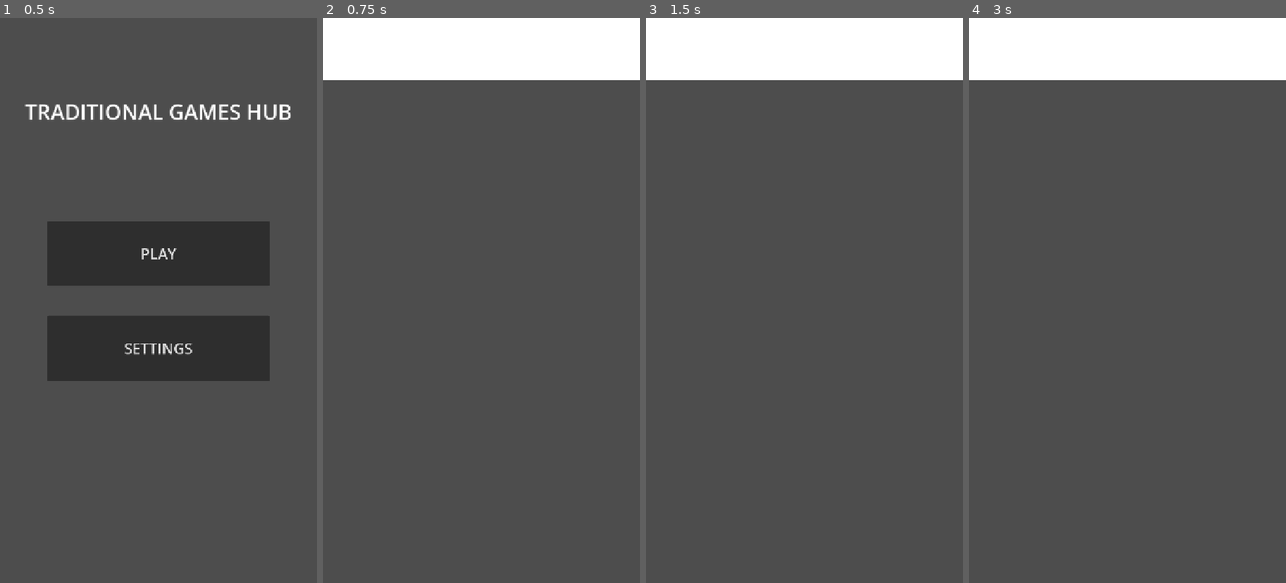
Above: before the commit, frames 1-4 (left to right).
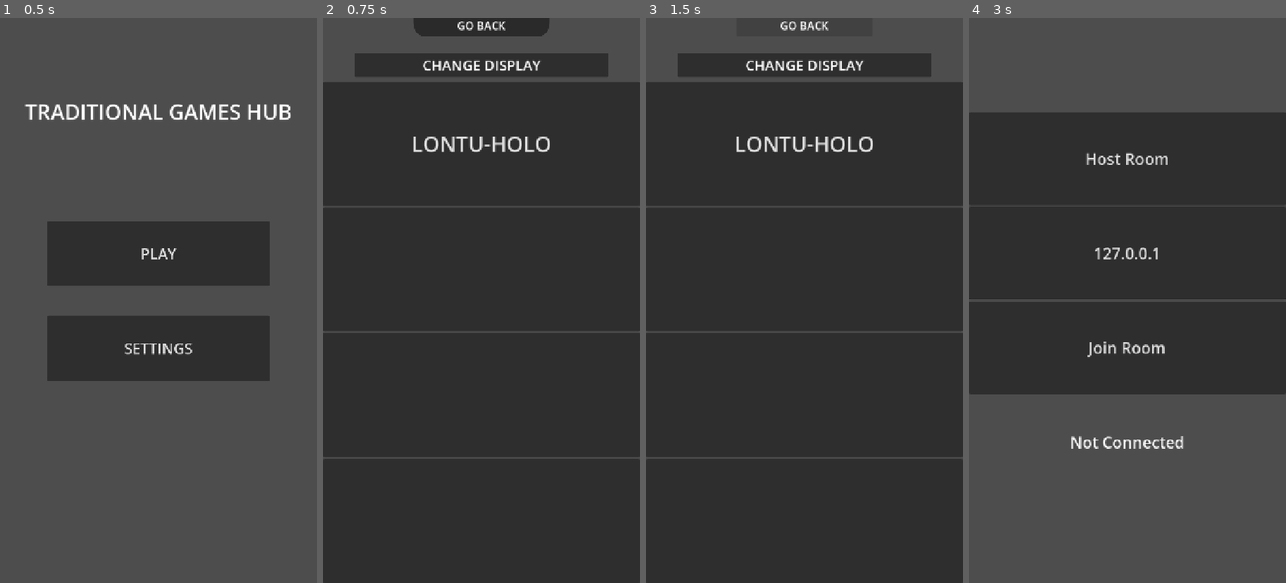
Above: after the commit, the same moments.

Repository: LeYohan-rgb/trad-games-hub
Game: Godot game, scene res://Scenes/starting_screen.tscn
Same seed, same stepped clock (60 frames per second), same inputs: the game is played once before the commit and once after it.
Inputs (mouse positions are in pixels of both pictures, inside the frame that each line leads up to):
- Up to frame 1 (0.5 s): no input
- Up to frame 2 (0.75 s): click "PLAY" at 0.5 s
- Up to frame 3 (1.5 s): click (804, 34) at 1.27 s
- Up to frame 4 (3 s): click (1127, 63) at 2.02 s; click (1127, 142) at 2.75 s, where only the run after the commit has a clickable "LONTU-HOLO"

Frame 1 is identical in both runs. In frame 2, 98% of the frame differs, in the area x 0-100%, y 0-100%; in frame 3, 98%; in frame 4, 60%.

Commit message:
Learning multiplayer

Diff:
--- a/Scenes/game_selector.tscn
+++ b/Scenes/game_selector.tscn
@@ -1,4 +1,11 @@
 [gd_scene format=3 uid="uid://bs5hj0leh4dfv"]
+
+[ext_resource type="Script" uid="uid://bf2lwawyxmhab" path="res://Scripts/game_selector.gd" id="1_f5fss"]
+
+[sub_resource type="StyleBoxFlat" id="StyleBoxFlat_smntn"]
+bg_color = Color(0.16565639, 0.16565642, 0.1656563, 1)
+corner_radius_bottom_right = 50
+corner_radius_bottom_left = 50
 
 [node name="game_selector" type="VBoxContainer" unique_id=1648952728]
 anchors_preset = 15
@@ -6,20 +13,96 @@
 anchor_bottom = 1.0
 grow_horizontal = 2
 grow_vertical = 2
+script = ExtResource("1_f5fss")
 
-[node name="Control" type="Control" parent="." unique_id=1005714976]
+[node name="Control" type="VBoxContainer" parent="." unique_id=983064936]
 layout_mode = 2
 size_flags_vertical = 3
 
-[node name="ColorRect" type="ColorRect" parent="Control" unique_id=849256989]
+[node name="Control" type="Control" parent="Control" unique_id=1614506282]
+layout_mode = 2
+size_flags_vertical = 3
+
+[node name="Button" type="Button" parent="Control/Control" unique_id=1432181035]
 layout_mode = 1
 anchors_preset = 15
 anchor_right = 1.0
 anchor_bottom = 1.0
 grow_horizontal = 2
 grow_vertical = 2
+size_flags_horizontal = 3
+size_flags_vertical = 3
+offset_transform_enabled = true
+offset_transform_scale = Vector2(0.429, 0.6)
+offset_transform_pivot_ratio = Vector2(0.5, 0)
+theme_override_styles/normal = SubResource("StyleBoxFlat_smntn")
 
-[node name="Control2" type="Control" parent="." unique_id=1908460528]
+[node name="Label" type="Label" parent="Control/Control" unique_id=2125871558]
+layout_mode = 1
+anchors_preset = 15
+anchor_right = 1.0
+anchor_bottom = 1.0
+grow_horizontal = 2
+grow_vertical = 2
+theme_override_font_sizes/font_size = 25
+text = "GO BACK"
+horizontal_alignment = 1
+
+[node name="Control2" type="Control" parent="Control" unique_id=955501769]
+layout_mode = 2
+size_flags_vertical = 3
+
+[node name="Button2" type="Button" parent="Control/Control2" unique_id=1155883517]
+layout_mode = 1
+anchors_preset = 15
+anchor_right = 1.0
+anchor_bottom = 1.0
+grow_horizontal = 2
+grow_vertical = 2
+size_flags_horizontal = 3
+size_flags_vertical = 3
+offset_transform_enabled = true
+offset_transform_scale = Vector2(0.8, 0.8)
+
+[node name="Label" type="Label" parent="Control/Control2" unique_id=1358257427]
+layout_mode = 1
+anchors_preset = 15
+anchor_right = 1.0
+anchor_bottom = 1.0
+grow_horizontal = 2
+grow_vertical = 2
+theme_override_font_sizes/font_size = 32
+text = "CHANGE DISPLAY"
+horizontal_alignment = 1
+vertical_alignment = 1
+
+[node name="display_list" type="VBoxContainer" parent="." unique_id=839183947]
 layout_mode = 2
 size_flags_vertical = 3
 size_flags_stretch_ratio = 8.0
+
+[node name="Button" type="Button" parent="display_list" unique_id=808887748]
+layout_mode = 2
+size_flags_vertical = 3
+theme_override_font_sizes/font_size = 48
+text = "LONTU-HOLO"
+
+[node name="Button2" type="Button" parent="display_list" unique_id=630218704]
+layout_mode = 2
+size_flags_vertical = 3
+
+[node name="Button3" type="Button" parent="display_list" unique_id=740658616]
+layout_mode = 2
+size_flags_vertical = 3
+
+[node name="Button4" type="Button" parent="display_list" unique_id=2146213621]
+layout_mode = 2
+size_flags_vertical = 3
+
+[node name="VBoxContainer" type="VBoxContainer" parent="." unique_id=1092798658]
+visible = false
+layout_mode = 2
+size_flags_vertical = 3
+size_flags_stretch_ratio = 8.0
+
+[connection signal="pressed" from="display_list/Button" to="." method="_on_button_pressed"]
--- /dev/null
+++ b/Scenes/hosting_room.tscn
@@ -0,0 +1,59 @@
+[gd_scene format=3 uid="uid://c1bo4mskosjp"]
+
+[ext_resource type="Script" uid="uid://cxo8qc8ivkqmp" path="res://Scripts/hosting_room.gd" id="1_trckx"]
+
+[node name="hosting_room" type="Control" unique_id=1503287609]
+layout_mode = 3
+anchors_preset = 15
+anchor_right = 1.0
+anchor_bottom = 1.0
+grow_horizontal = 2
+grow_vertical = 2
+script = ExtResource("1_trckx")
+
+[node name="VBoxContainer" type="VBoxContainer" parent="." unique_id=1222008836]
+layout_mode = 1
+anchors_preset = 15
+anchor_right = 1.0
+anchor_bottom = 1.0
+grow_horizontal = 2
+grow_vertical = 2
+
+[node name="Control2" type="Control" parent="VBoxContainer" unique_id=618572513]
+layout_mode = 2
+size_flags_vertical = 3
+
+[node name="host_button" type="Button" parent="VBoxContainer" unique_id=735895365]
+layout_mode = 2
+size_flags_vertical = 3
+theme_override_font_sizes/font_size = 36
+text = "Host Room"
+
+[node name="ip_input" type="LineEdit" parent="VBoxContainer" unique_id=866927646]
+layout_mode = 2
+size_flags_vertical = 3
+theme_override_font_sizes/font_size = 36
+text = "127.0.0.1"
+placeholder_text = "Enter host IP"
+alignment = 1
+
+[node name="join_button" type="Button" parent="VBoxContainer" unique_id=1906317476]
+layout_mode = 2
+size_flags_vertical = 3
+theme_override_font_sizes/font_size = 36
+text = "Join Room"
+
+[node name="status_label" type="Label" parent="VBoxContainer" unique_id=1808359375]
+layout_mode = 2
+size_flags_vertical = 3
+theme_override_font_sizes/font_size = 36
+text = "Not Connected"
+horizontal_alignment = 1
+vertical_alignment = 1
+
+[node name="Control" type="Control" parent="VBoxContainer" unique_id=1331930800]
+layout_mode = 2
+size_flags_vertical = 3
+
+[connection signal="pressed" from="VBoxContainer/host_button" to="." method="_on_host_button_pressed"]
+[connection signal="pressed" from="VBoxContainer/join_button" to="." method="_on_join_button_pressed"]
--- /dev/null
+++ b/Scripts/game_selector.gd
@@ -0,0 +1,15 @@
+extends VBoxContainer
+
+
+# Called when the node enters the scene tree for the first time.
+func _ready() -> void:
+	pass # Replace with function body.
+
+
+# Called every frame. 'delta' is the elapsed time since the previous frame.
+func _process(delta: float) -> void:
+	pass
+
+
+func _on_button_pressed() -> void:
+	get_tree().change_scene_to_file("res://Scenes/hosting_room.tscn")
--- /dev/null
+++ b/Scripts/hosting_room.gd
@@ -0,0 +1,54 @@
+extends Control
+
+
+const PORT = 8910
+const MAX_CLIENTS = 2
+
+var peer = ENetMultiplayerPeer.new()
+
+@onready var join_button : Button = $VBoxContainer/join_button
+@onready var ip_input : LineEdit = $VBoxContainer/ip_input
+@onready var host_button : Button = $VBoxContainer/host_button
+@onready var status_label : Label = $VBoxContainer/status_label
+
+func _ready():
+	multiplayer.connected_to_server.connect(_on_connected_to_server)
+	multiplayer.connection_failed.connect(_on_connection_failed)
+	multiplayer.peer_connected.connect(_on_peer_connected)
+	multiplayer.peer_disconnected.connect(_on_peer_disconnected)
+
+func _on_host_button_pressed() -> void:
+	var error = peer.create_server(PORT, MAX_CLIENTS)
+
+	if error != OK:
+		status_label.text = "Failed to create room!"
+		return
+
+	multiplayer.multiplayer_peer = peer
+
+	status_label.text = "Hosting room!"
+
+
+func _on_join_button_pressed() -> void:
+	var ip = ip_input.text
+
+	var error = peer.create_client(ip, PORT)
+
+	if error != OK:
+		status_label.text = 'Failed to join room!'
+		return
+
+	multiplayer.multiplayer_peer = peer
+	status_label.text = "Connecting..."
+
+func _on_connected_to_server():
+	status_label.text = "Successfully connected!"
+
+func _on_connection_failed():
+	status_label.text = "Connection failed!"
+
+func _on_peer_connected(id : int):
+	print("Player connected! ID: ", id)
+
+func _on_peer_disconnected(id : int):
+	print("Player disconnected! ID: ", id)
Not shown, added: Scripts/game_selector.gd.uid
Not shown, added: Scripts/hosting_room.gd.uid
